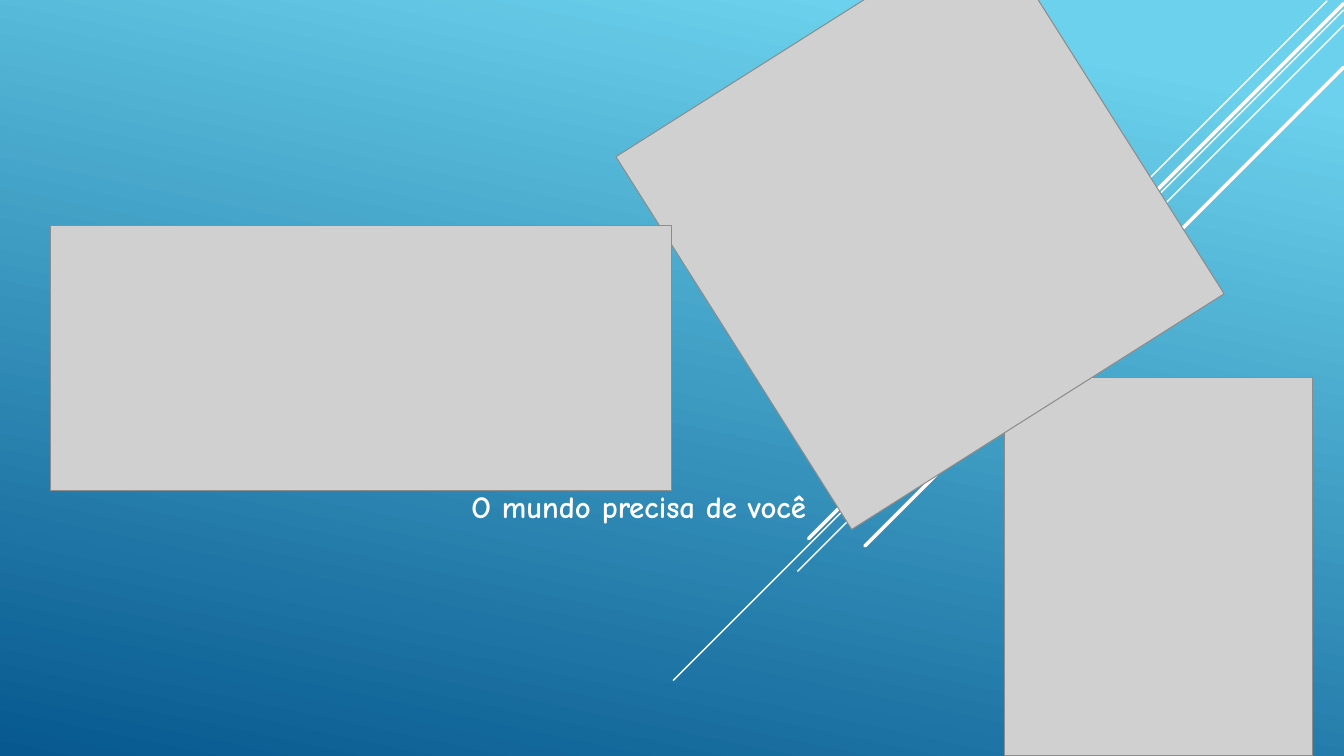
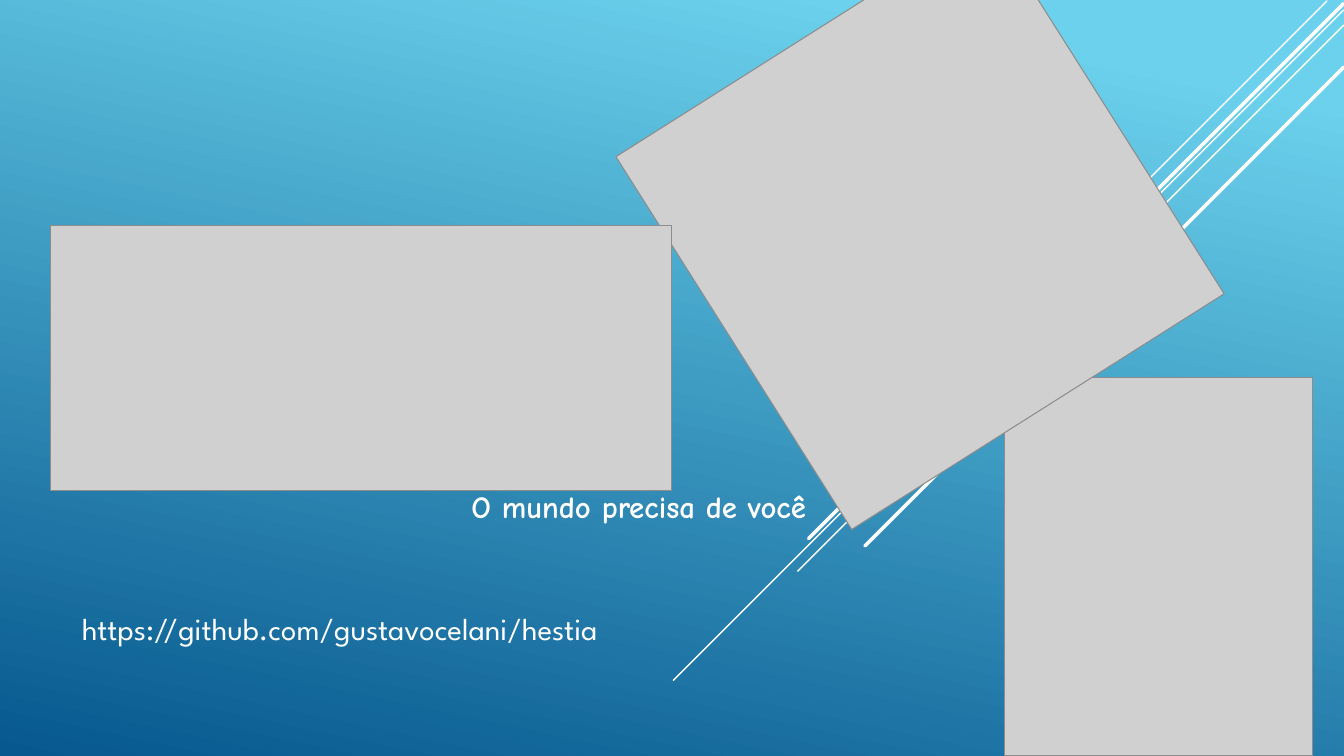
Before and after one commit to felipeasf/hestia, a slide deck: slide 17 of hestia_pitch.pptx. Drawn at 1344x756 pixels with LibreOffice and Linux fonts; fonts in the diff are those of the drawing; grey boxes stand for pictures. Boxes give left, top, right and bottom in pixels: in the first picture for what was removed or moved away, otherwise in the second. Text is boxed around its words. In the diff, an @@ line names an element or a change of style, - is before the commit and + after.

Commit message:
Pitch

```diff
--- a/hestia_pitch.pptx
+++ b/hestia_pitch.pptx
@@ text added at bbox=[82, 618, 598, 647], 22 pt, text #FFFFFF @@
+https://github.com/gustavocelani/hestia
```
Also in this commit, not shown: 1 other file.
